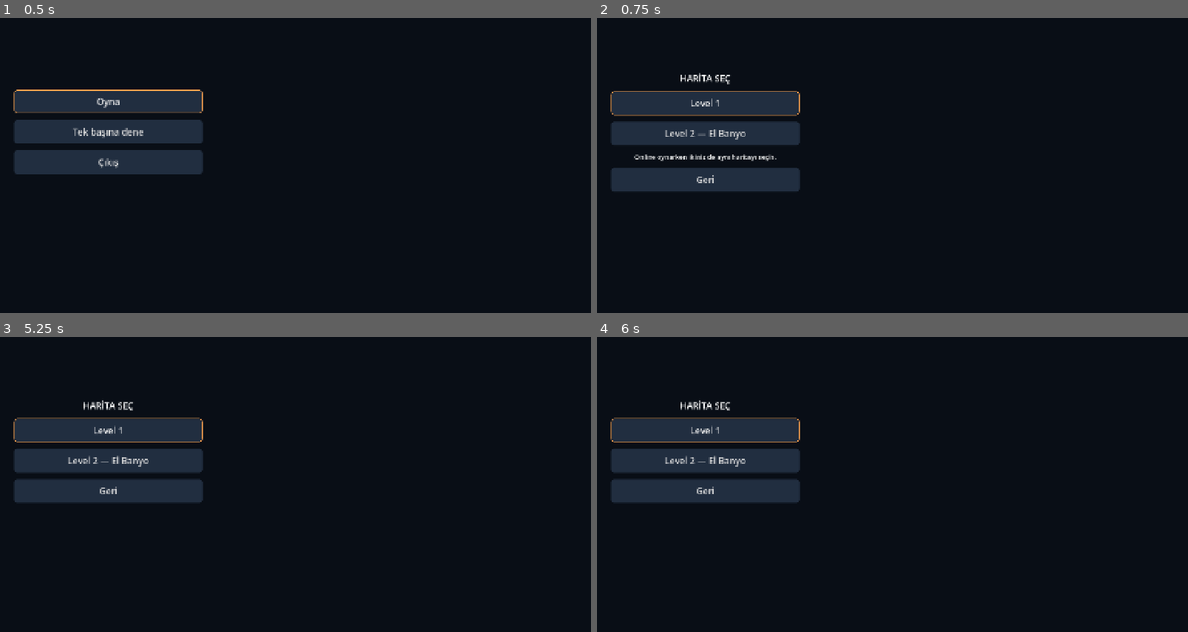
Above: before the commit, frames 1-4 (two rows, left to right).
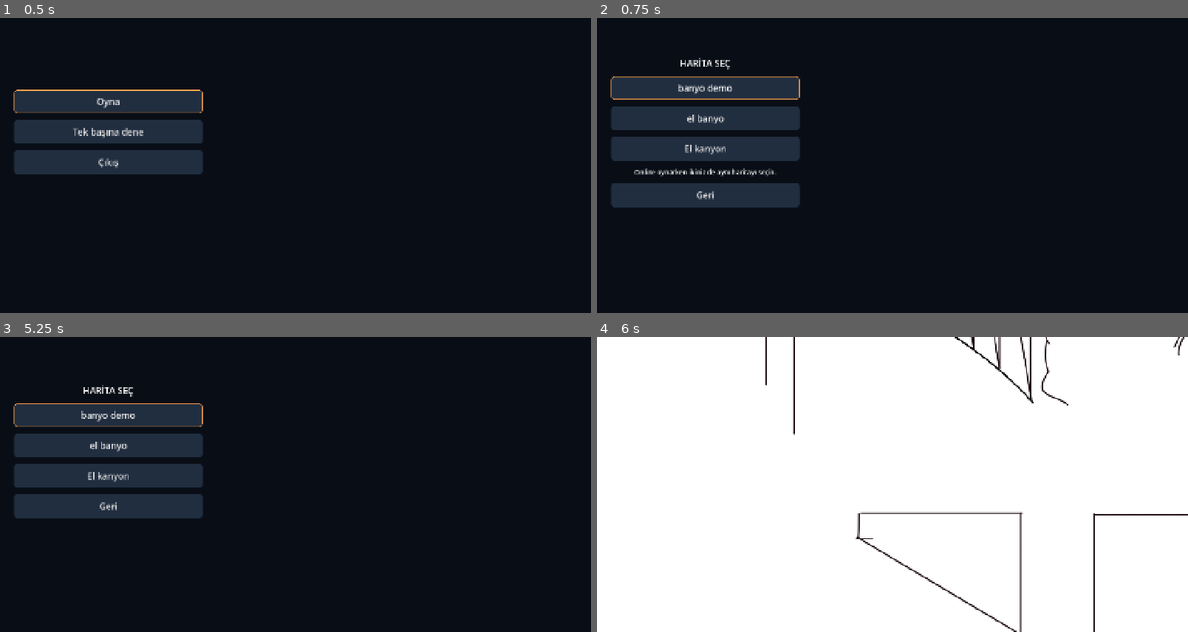
Above: after the commit, the same moments.

Repository: parlakportakal/silahasokan
Game: Godot game, scene res://Scenes/main_menu.tscn
The game is run twice, just before and just after one commit, with the same random seed, the same clock (stepped at 60 frames per second) and the same inputs.
Inputs (mouse positions are in pixels of both pictures, inside the frame that each line leads up to):
- Up to frame 1 (0.5 s): no input
- Up to frame 2 (0.75 s): click "Oyna" at 0.5 s
- Up to frame 3 (5.25 s): click "Level 1" (after the commit: "banyo demo") at 1.25 s; click "Ana menüye dön" at 2 s; click "Oyna" at 2.75 s; click "Level 2 — El Banyo" (after the commit: "el banyo") at 3.5 s; click "Ana menüye dön" at 4.25 s; click "Tek başına dene" at 5 s
- Up to frame 4 (6 s): click (703, 475) at 5.75 s, where only the run after the commit has a clickable "El kanyon"

Frame 1 is identical in both runs. In frame 2, 9.2% of the frame differs, in the area x 2-35%, y 13-65%; in frame 3, 7.3%; in frame 4, 100%, in the area x 0-100%, y 0-100%.

Commit message:
bölümler eklendi

Diff:
--- a/Scenes/main_menu.tscn
+++ b/Scenes/main_menu.tscn
@@ -125,13 +125,19 @@
 unique_name_in_owner = true
 custom_minimum_size = Vector2(0, 58)
 layout_mode = 2
-text = "Level 1"
+text = "banyo demo"
 
 [node name="Level2Button" type="Button" parent="Center/Content/MapSelection"]
 unique_name_in_owner = true
 custom_minimum_size = Vector2(0, 58)
 layout_mode = 2
-text = "Level 2 — El Banyo"
+text = "el banyo"
+
+[node name="Level3Button" type="Button" parent="Center/Content/MapSelection"]
+unique_name_in_owner = true
+custom_minimum_size = Vector2(0, 58)
+layout_mode = 2
+text = "El kanyon"
 
 [node name="MapHint" type="Label" parent="Center/Content/MapSelection"]
 unique_name_in_owner = true
@@ -158,4 +164,5 @@
 [connection signal="pressed" from="Center/Content/QuitButton" to="." method="_on_quit_pressed"]
 [connection signal="pressed" from="Center/Content/MapSelection/Level1Button" to="." method="_on_level_1_pressed"]
 [connection signal="pressed" from="Center/Content/MapSelection/Level2Button" to="." method="_on_level_2_pressed"]
+[connection signal="pressed" from="Center/Content/MapSelection/Level3Button" to="." method="_on_level_3_pressed"]
 [connection signal="pressed" from="Center/Content/MapSelection/BackButton" to="." method="_on_back_pressed"]
--- a/Scripts/main_menu.gd
+++ b/Scripts/main_menu.gd
@@ -3,6 +3,7 @@
 # Oyun sahnesini Inspector'dan değiştirebilirsin.
 @export_file("*.tscn") var game_scene_path: String = "res://Scenes/main.tscn"
 @export_file("*.tscn") var level_2_scene_path: String = "res://Scenes/el_banyo.tscn"
+@export_file("*.tscn") var level_3_scene_path: String = "res://Scenes/el_kanyon.tscn"
 var selected_mode: String = "online"
 
 func _ready() -> void:
@@ -39,6 +40,9 @@
 func _on_level_2_pressed() -> void:
 	_open_game(level_2_scene_path)
 
+func _on_level_3_pressed() -> void:
+	_open_game(level_3_scene_path)
+
 func _open_game(scene_path: String) -> void:
 	get_tree().set_meta("launch_mode", selected_mode)
 	var error := get_tree().change_scene_to_file(scene_path)
